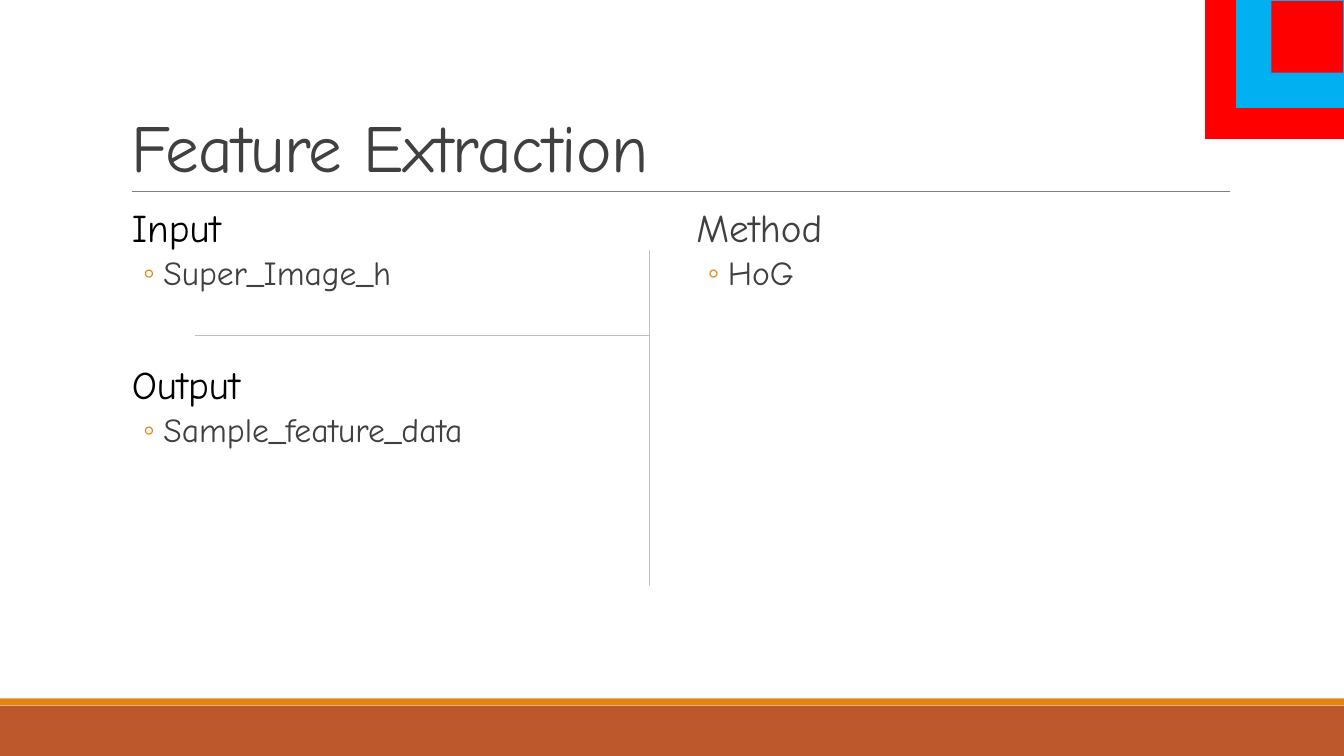
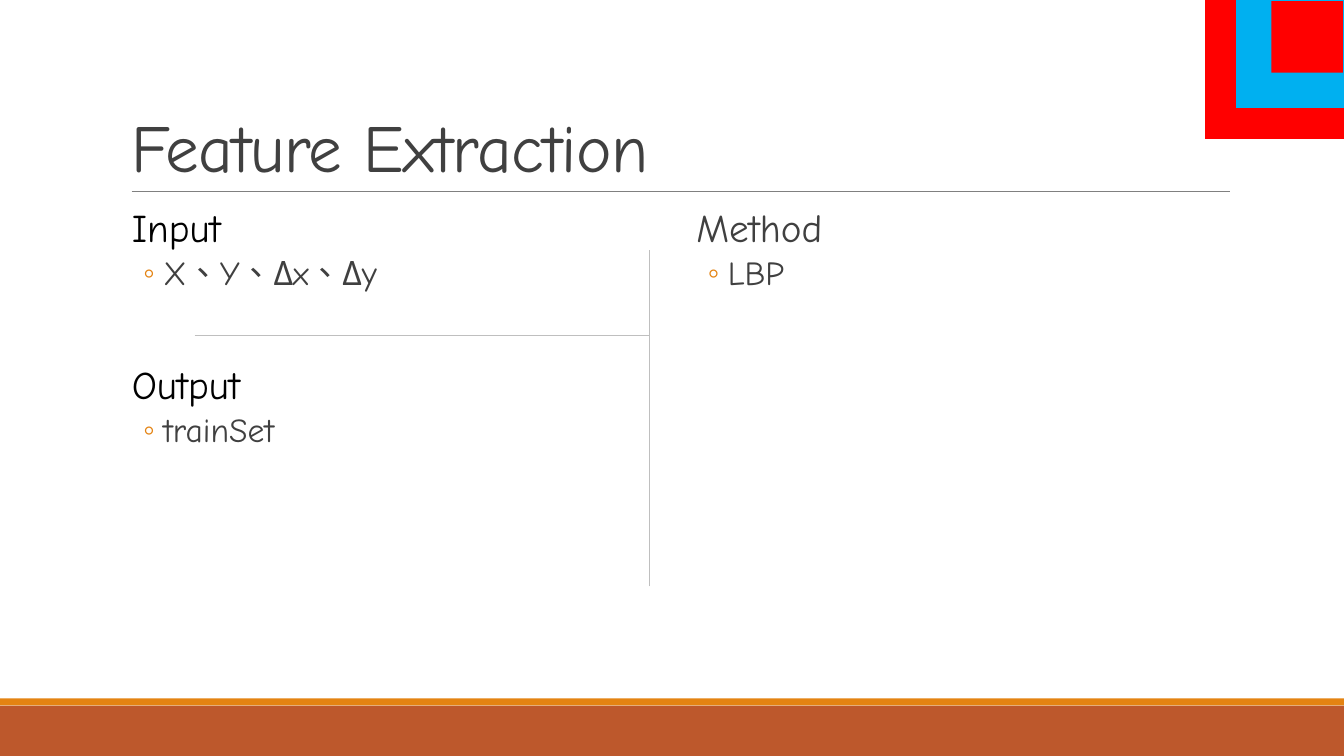
Before and after one commit to a98carey/Machine-Learning, a slide deck: slide 16 of machine_learning_Final2.pptx. Drawn at 1344x756 pixels with LibreOffice and Linux fonts; fonts in the diff are those of the drawing. Boxes give left, top, right and bottom in pixels: in the first picture for what was removed or moved away, otherwise in the second. Text is boxed around its words. In the diff, an @@ line names an element or a change of style, - is before the commit and + after.

```diff
--- a/machine_learning_Final2.pptx
+++ b/machine_learning_Final2.pptx
@@ text at [163,261,377,292]: text changed @@
-  ◦ Super_Image_h
+  ◦ X、Y、Δx、Δy
@@ text at [728,262,784,286]: text changed @@
-  ◦ HoG
+  ◦ LBP
@@ text at [163,419,274,443]: text changed @@
-  ◦ Sample_feature_data
+  ◦ trainSet
```
Also in this commit, not shown: 7 other slides changed, 1 slide added, 3 slides removed.
